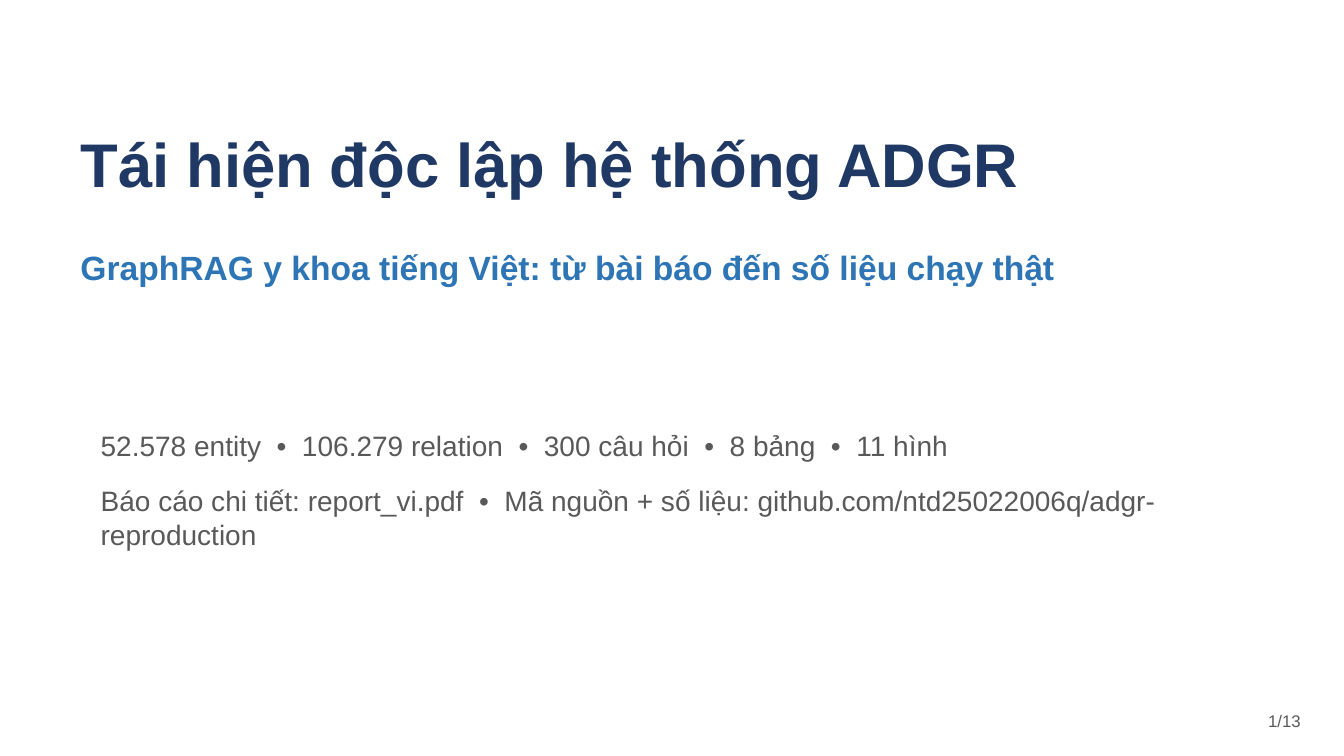
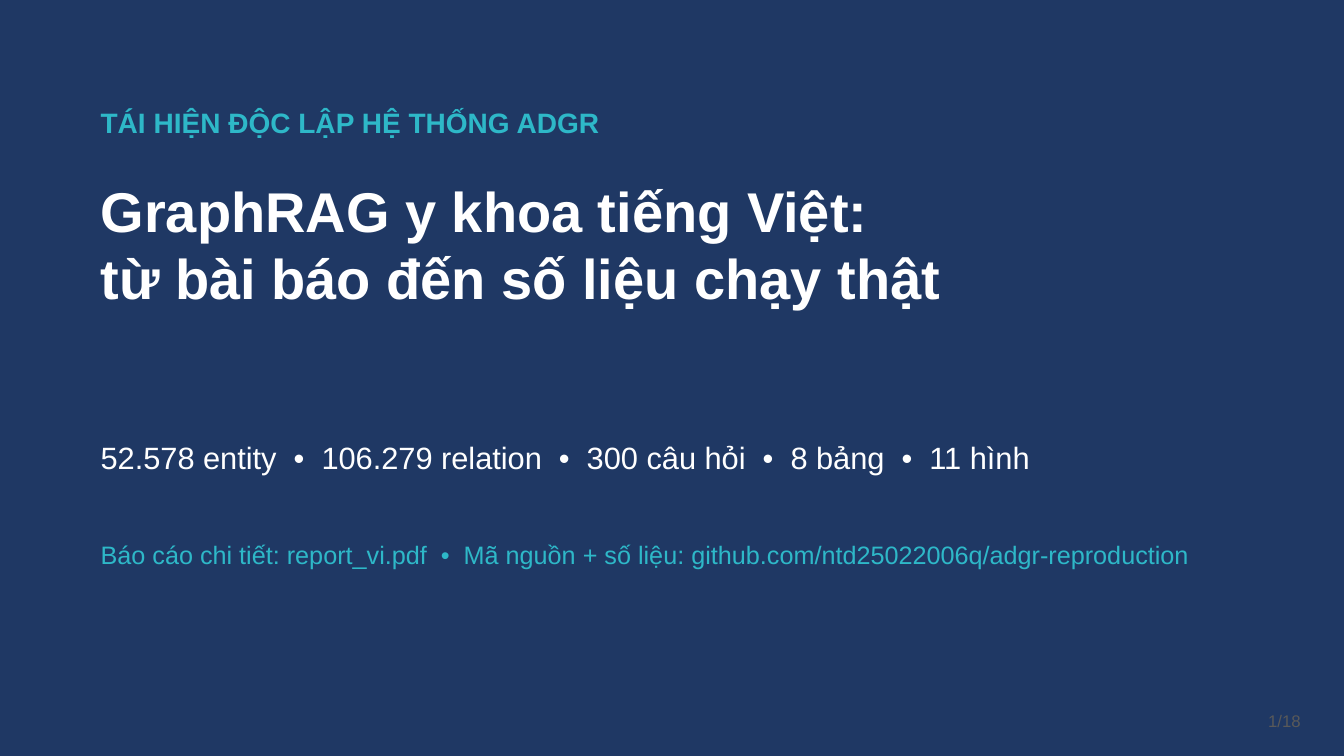
Before and after one commit to ntd25022006q/adgr-reproduction, a slide deck: slide 1 of report/slides_ADGR.pptx. Drawn at 1344x756 pixels with LibreOffice and Linux fonts; fonts in the diff are those of the drawing. Boxes give left, top, right and bottom in pixels: in the first picture for what was removed or moved away, otherwise in the second. Text is boxed around its words. In the diff, an @@ line names an element or a change of style, - is before the commit and + after.

Commit message:
Slides v2: navy theme, all 11 figures, short verified captions (18 slides)

```diff
--- a/report/slides_ADGR.pptx
+++ b/report/slides_ADGR.pptx
@@ background #FFFFFF to #1F3864 @@
@@ text at bbox=[101, 111, 600, 138]: text changed; size 44 to 20 pt; text colour #1F3864 to #2EB8C8 @@
-Tái hiện độc lập hệ thống ADGR
+TÁI HIỆN ĐỘC LẬP HỆ THỐNG ADGR
@@ text "GraphRAG y khoa tiếng Việt: ...": place and size @@
-text "GraphRAG y khoa tiếng Việt: ..." at bbox=[80, 254, 1055, 287]
+text "GraphRAG y khoa tiếng Việt: ..." at bbox=[101, 189, 940, 309]
@@ text "GraphRAG y khoa tiếng Việt: ..." at bbox=[101, 189, 940, 309]: size 24 to 40 pt, text colour #2E75B6 to #FFFFFF @@
@@ text "52.578 entity • 106.279 relation ...": place and size @@
-text "52.578 entity • 106.279 relation ..." at bbox=[101, 435, 948, 461]
+text "52.578 entity • 106.279 relation ..." at bbox=[101, 445, 1030, 474]
@@ text "52.578 entity • 106.279 relation ..." at bbox=[101, 445, 1030, 474]: size 20 to 22 pt, text colour #595959 to #FFFFFF @@
@@ text "Báo cáo chi tiết: report_vi.pdf ...": place and size @@
-text "Báo cáo chi tiết: report_vi.pdf ..." at bbox=[101, 489, 1155, 550]
+text "Báo cáo chi tiết: report_vi.pdf ..." at bbox=[101, 544, 1188, 569]
@@ text "Báo cáo chi tiết: report_vi.pdf ..." at bbox=[101, 544, 1188, 569]: size 20 to 18 pt, text colour #595959 to #2EB8C8 @@
@@ text at bbox=[1268, 715, 1301, 727]: text changed @@
-1/13
+1/18
```
Also in this commit, not shown: 9 other slides changed, 8 slides added, 3 slides removed.
